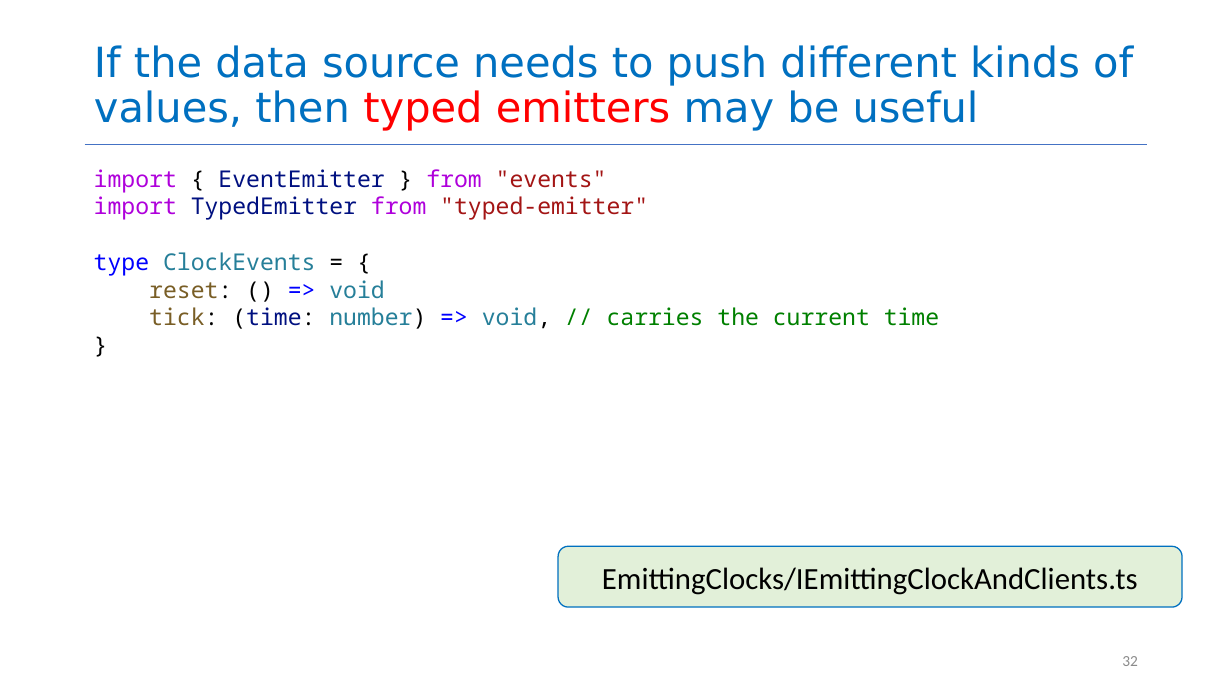
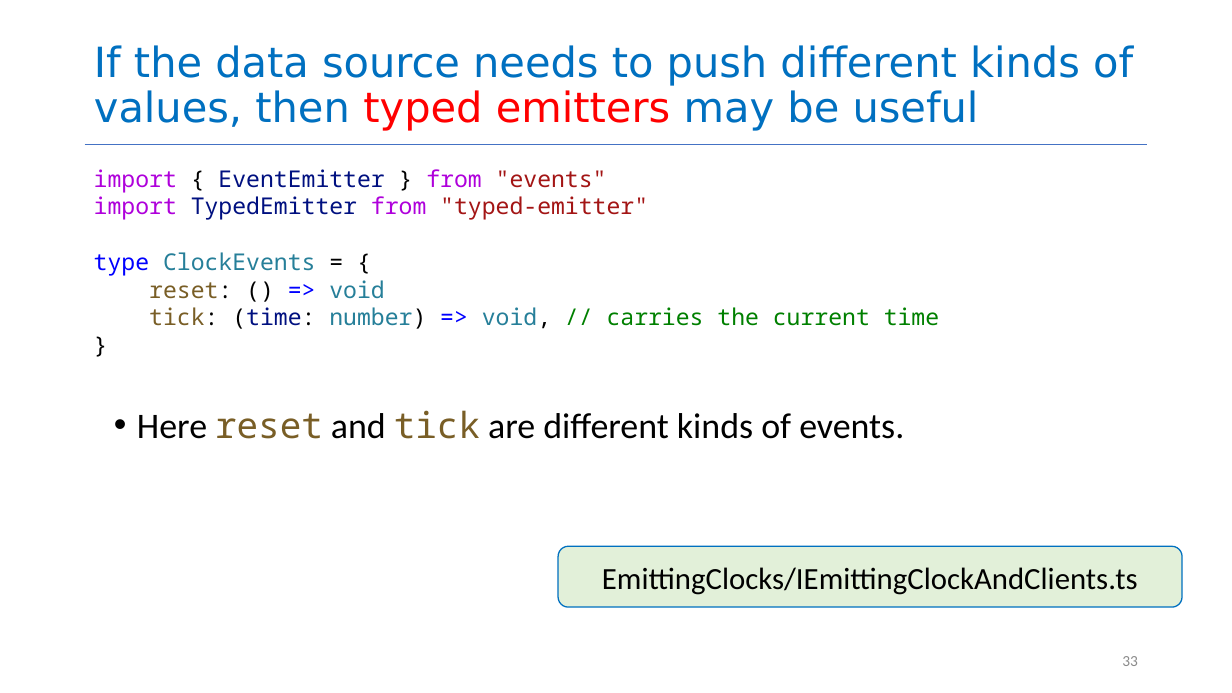
Before and after one commit to neu-se/CS4530-Spring-2025, a slide deck: slide 33 of Slides/Module 05 Interaction-Level Design Patterns.pptx (slide 32 before the commit). Drawn at 1232x693 pixels with LibreOffice and Linux fonts; fonts in the diff are those of the drawing. Boxes give left, top, right and bottom in pixels: in the first picture for what was removed or moved away, otherwise in the second. Text is boxed around its words. In the diff, an @@ line names an element or a change of style, - is before the commit and + after.

```diff
--- a/Slides/Module 05 Interaction-Level Design Patterns.pptx
+++ b/Slides/Module 05 Interaction-Level Design Patterns.pptx
@@ text added at box(137, 410, 904, 439), 28 pt, text #000000 @@
+• Here reset and tick are different kinds of events.
@@ page number at box(1122, 656, 1138, 666): text changed @@
-32
+33
```
Also in this commit, not shown: 2 other slides changed, 2 slides added, 1 other file.
